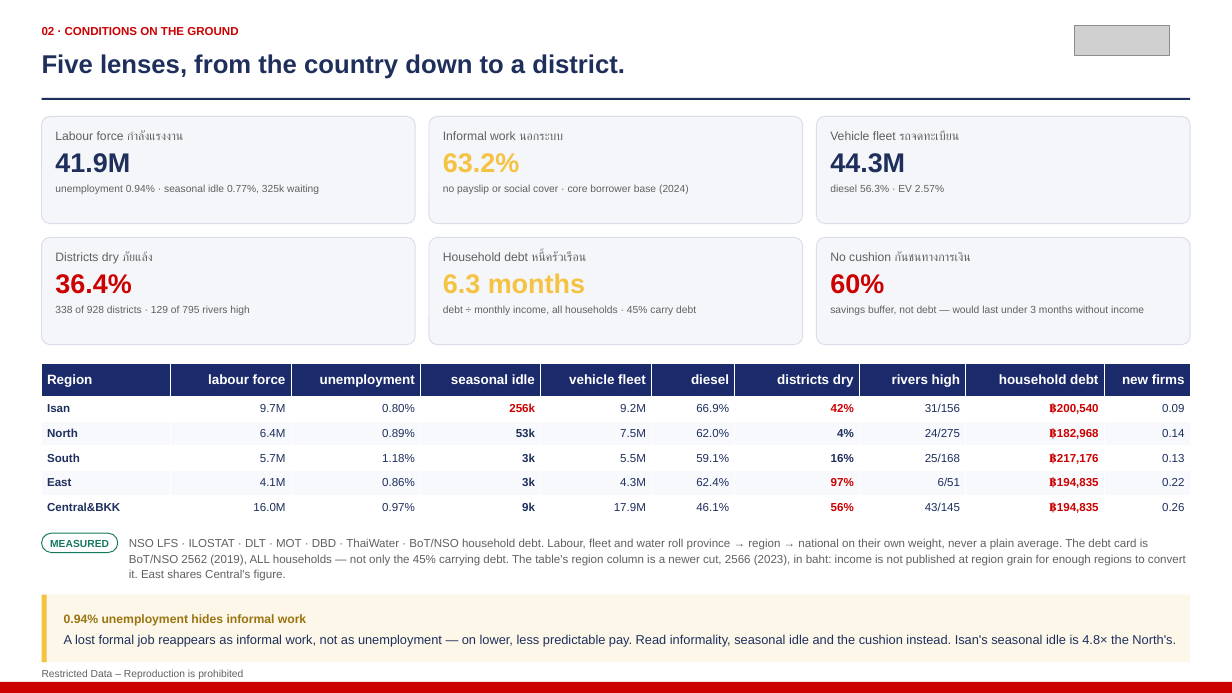
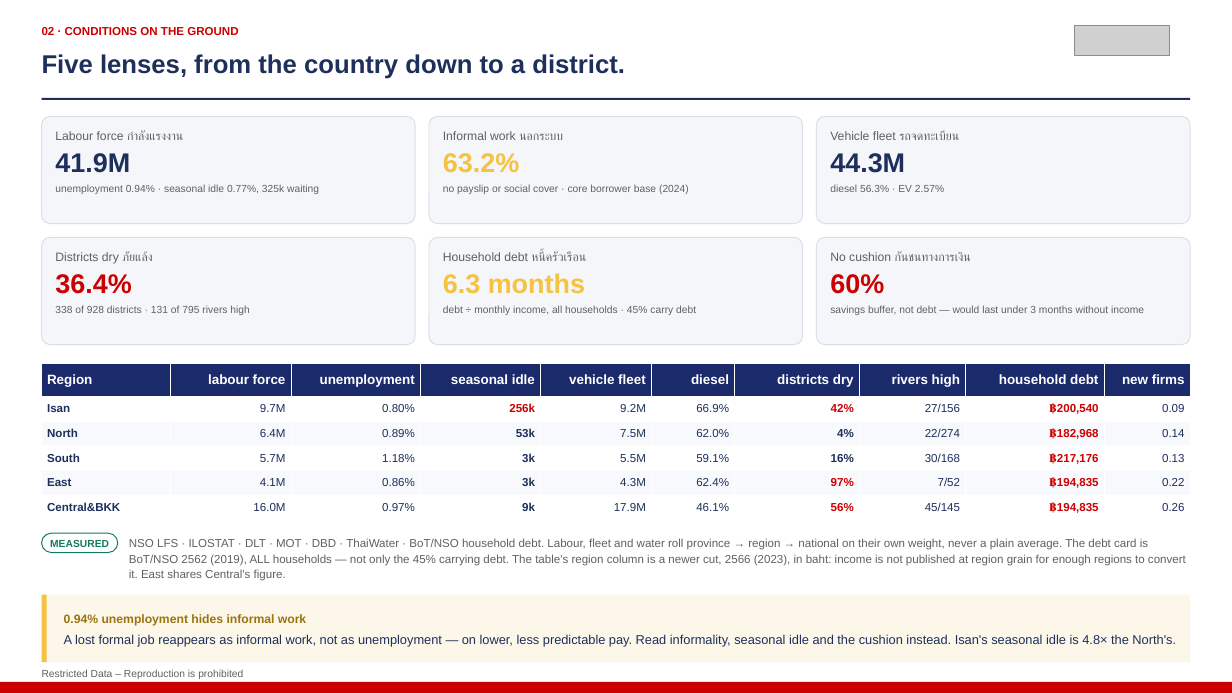
Before and after one commit to kaustavb2101/competitive-intel, a slide deck: slide 4 of docs/decks/mcom-2026-08-05-macro.pptx. Drawn at 1232x693 pixels with LibreOffice and Linux fonts; fonts in the diff are those of the drawing; grey boxes stand for pictures. Boxes give left, top, right and bottom in pixels: in the first picture for what was removed or moved away, otherwise in the second. Text is boxed around its words. In the diff, an @@ line names an element or a change of style, - is before the commit and + after.

```diff
--- a/docs/decks/mcom-2026-08-05-macro.pptx
+++ b/docs/decks/mcom-2026-08-05-macro.pptx
@@ text at [55, 305, 249, 315]: text changed @@
-338 of 928 districts · 129 of 795 rivers high
+338 of 928 districts · 131 of 795 rivers high
@@ table at [42, 363, 1190, 520] @@
-row 2, column 8: 31/156
+row 2, column 8: 27/156
-row 3, column 8: 24/275
+row 3, column 8: 22/274
-row 4, column 8: 25/168
+row 4, column 8: 30/168
-row 5, column 8: 6/51
+row 5, column 8: 7/52
-row 6, column 8: 43/145
+row 6, column 8: 45/145
```
Also in this commit, not shown: 2 other slides changed, 1 other file.
